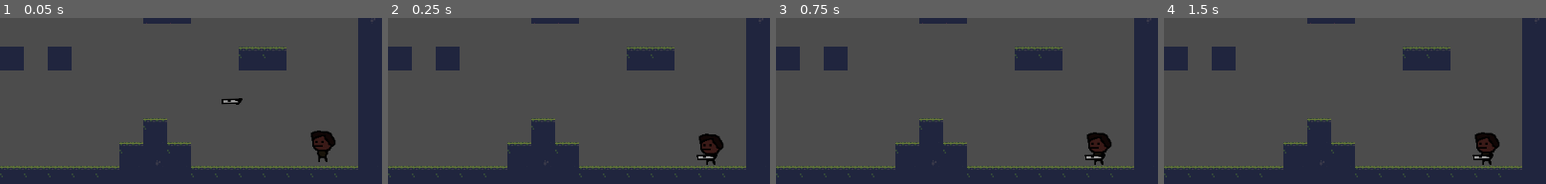
Above: before the commit, frames 1-4 (left to right).
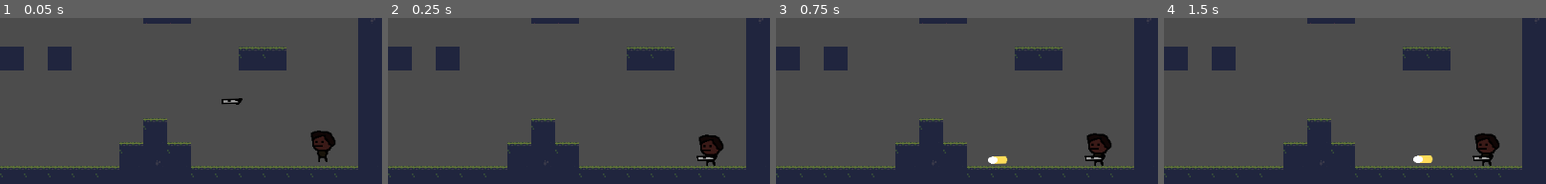
Above: after the commit, the same moments.

Repository: Toefge/InteraktiveSysteme
Game: Godot game, scene res://game.tscn
Same seed, same stepped clock (60 frames per second), same inputs: the game is played once before the commit and once after it.
Inputs (mouse positions are % of the whole screen's width and height, from its top left):
- Up to frame 1 (0.05 s): no input
- Up to frame 2 (0.25 s): no input
- Up to frame 3 (0.75 s): tap Enter (fire02) at 0.5 s; move the mouse to (72, 26) at 0.52 s; press the mouse at (72, 26) at 0.53 s; hold D (right) from 0.53 s (still down)
- Up to frame 4 (1.5 s): keep holding D (right); tap Up (ui_up) at 0.77 s; move the mouse to (30, 40) at 1.27 s; release the mouse at (30, 40) at 1.28 s; tap Enter (fire02) at 1.35 s
The pictures show only the part of the screen within x 50-100%, y 50-100%; the shares and areas given below are measured in that part.

Frame 1 is identical in both runs. In frame 2, 0.3% of the frame differs, in the area x 80-88%, y 69-90%; in frame 3, 0.5%, in the area x 55-88%, y 68-90%; in frame 4, 0.5%.

Commit message:
Auto stash before merge of "main" and "origin/main"

Diff:
--- a/Player2/player 2.tscn
+++ b/Player2/player 2.tscn
@@ -10,57 +10,57 @@
 [ext_resource path="res://Player2/GunPlayer2.gd" type="Script" id=8]
 
 [sub_resource type="RectangleShape2D" id=1]
-extents = Vector2( 14.6332, 16.8791 )
+extents = Vector2( 11.2877, 15.633 )
 
-[sub_resource type="AtlasTexture" id=2]
+[sub_resource type="AtlasTexture" id=4]
 flags = 4
 atlas = ExtResource( 5 )
 region = Rect2( 0, 0, 48, 48 )
 
-[sub_resource type="AtlasTexture" id=3]
+[sub_resource type="AtlasTexture" id=5]
 flags = 4
 atlas = ExtResource( 5 )
-region = Rect2( 48, 0, 48, 48 )
-
-[sub_resource type="AtlasTexture" id=4]
-flags = 4
-atlas = ExtResource( 4 )
-region = Rect2( 0, 0, 48, 48 )
-
-[sub_resource type="AtlasTexture" id=5]
-flags = 4
-atlas = ExtResource( 4 )
 region = Rect2( 48, 0, 48, 48 )
 
 [sub_resource type="AtlasTexture" id=6]
 flags = 4
 atlas = ExtResource( 4 )
-region = Rect2( 96, 0, 48, 48 )
+region = Rect2( 0, 0, 48, 48 )
 
 [sub_resource type="AtlasTexture" id=7]
 flags = 4
 atlas = ExtResource( 4 )
+region = Rect2( 48, 0, 48, 48 )
+
+[sub_resource type="AtlasTexture" id=8]
+flags = 4
+atlas = ExtResource( 4 )
+region = Rect2( 96, 0, 48, 48 )
+
+[sub_resource type="AtlasTexture" id=9]
+flags = 4
+atlas = ExtResource( 4 )
 region = Rect2( 144, 0, 48, 48 )
 
-[sub_resource type="SpriteFrames" id=8]
+[sub_resource type="SpriteFrames" id=10]
 animations = [ {
 "frames": [ ExtResource( 6 ), ExtResource( 3 ) ],
 "loop": true,
 "name": "idle",
 "speed": 2.0
 }, {
-"frames": [ SubResource( 2 ), SubResource( 3 ) ],
+"frames": [ SubResource( 4 ), SubResource( 5 ) ],
 "loop": true,
 "name": "jump",
 "speed": 5.0
 }, {
-"frames": [ SubResource( 4 ), SubResource( 5 ), SubResource( 6 ), SubResource( 7 ) ],
+"frames": [ SubResource( 6 ), SubResource( 7 ), SubResource( 8 ), SubResource( 9 ) ],
 "loop": true,
 "name": "run",
 "speed": 5.0
 } ]
 
-[sub_resource type="Animation" id=9]
+[sub_resource type="Animation" id=2]
 resource_name = "Flash"
 tracks/0/type = "value"
 tracks/0/path = NodePath("AnimatedSprite:visible")
@@ -103,14 +103,14 @@
 script = ExtResource( 8 )
 
 [node name="muzzle" type="Position2D" parent="Gun"]
-position = Vector2( 12.3354, 0.283766 )
+position = Vector2( 16.6736, 0.185751 )
 
 [node name="InvulnerabilityTimer" type="Timer" parent="."]
 wait_time = 0.863
 one_shot = true
 
 [node name="AnimationPlayer" type="AnimationPlayer" parent="."]
-anims/Flash = SubResource( 9 )
+anims/Flash = SubResource( 2 )
 
 [node name="Hitbox" type="Area2D" parent="."]
 collision_layer = 32
Not shown: 3 places in Player2/player 2.tscn that only renumber resources
